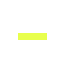
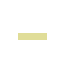
Comparing the layer stacks of the two 64 x 64 images. Changes:
painted on "Layer 2" over [18, 33, 47, 40]
